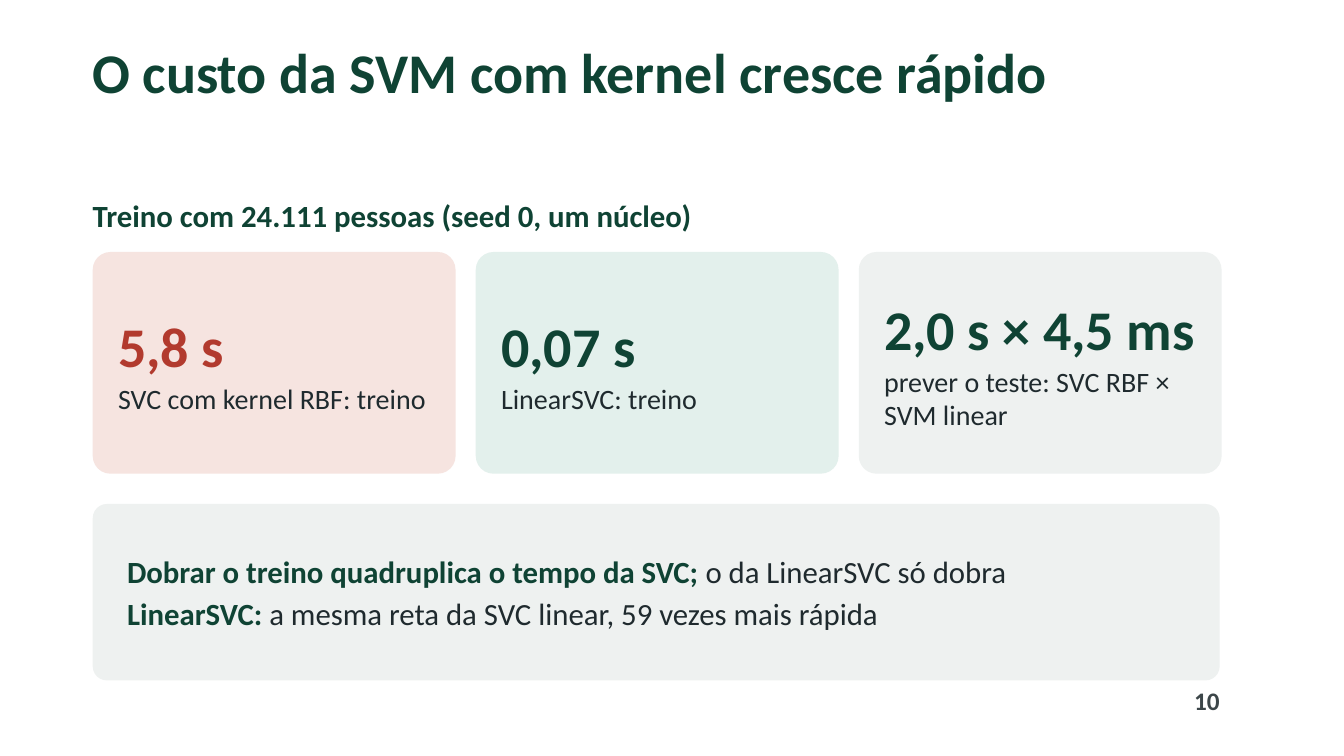
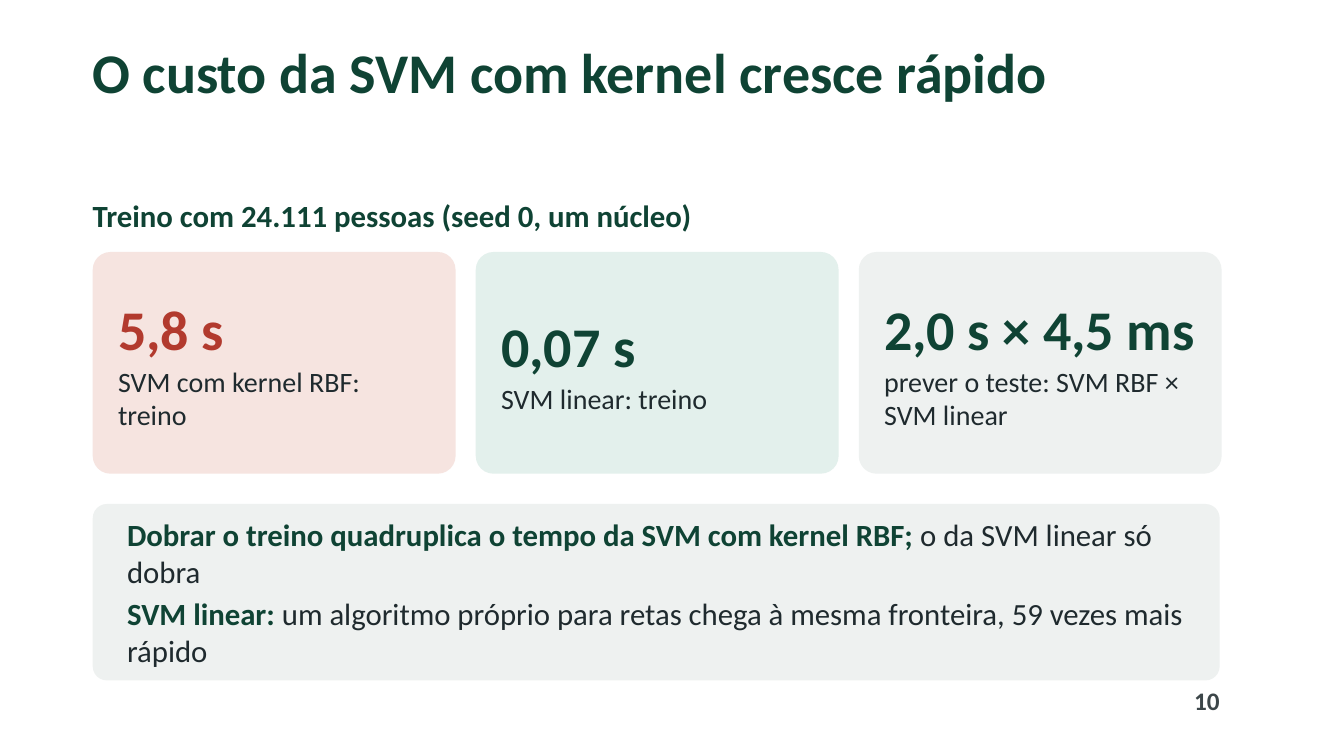
Before and after one commit to pumba-dev/machine-learning-practice, a slide deck: slide 10 of renda/slides/apresentacao_svm.pptx. Drawn at 1344x756 pixels with LibreOffice and Linux fonts; fonts in the diff are those of the drawing; background and template pictures are left out. Boxes give left, top, right and bottom in pixels: in the first picture for what was removed or moved away, otherwise in the second. Text is boxed around its words. In the diff, an @@ line names an element or a change of style, - is before the commit and + after.

```diff
--- a/renda/slides/apresentacao_svm.pptx
+++ b/renda/slides/apresentacao_svm.pptx
@@ text in rounded rectangle at box(118, 372, 360, 425): text changed @@
-SVC com kernel RBF: treino
+SVM com kernel RBF: treino
@@ text in rounded rectangle at box(501, 389, 707, 409): text changed @@
-LinearSVC: treino
+SVM linear: treino
@@ text in rounded rectangle at box(884, 374, 1158, 425): text changed @@
-prever o teste: SVC RBF × SVM linear
+prever o teste: SVM RBF × SVM linear
@@ text in rounded rectangle at box(127, 524, 1182, 667): text changed @@
-Dobrar o treino quadruplica o tempo da SVC; o da LinearSVC só dobra
-LinearSVC: a mesma reta da SVC linear, 59 vezes mais rápida
+Dobrar o treino quadruplica o tempo da SVM com kernel RBF; o da SVM linear só dobra
+SVM linear: um algoritmo próprio para retas chega à mesma fronteira, 59 vezes mais rápido
```
Also in this commit, not shown: 12 other slides changed, 4 other files.
